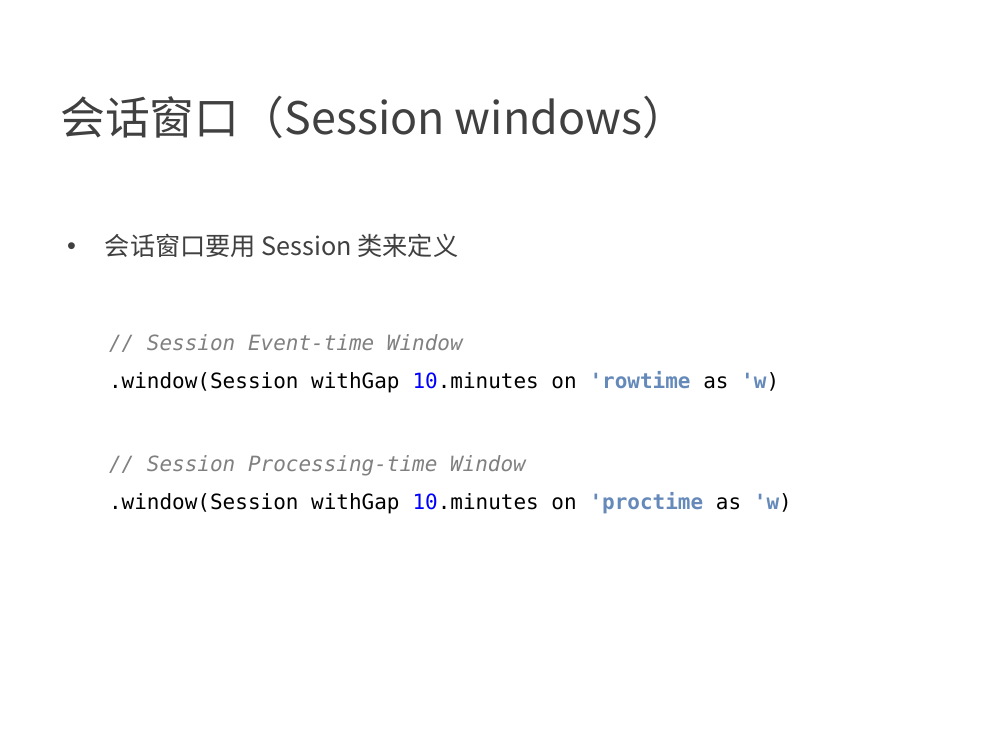
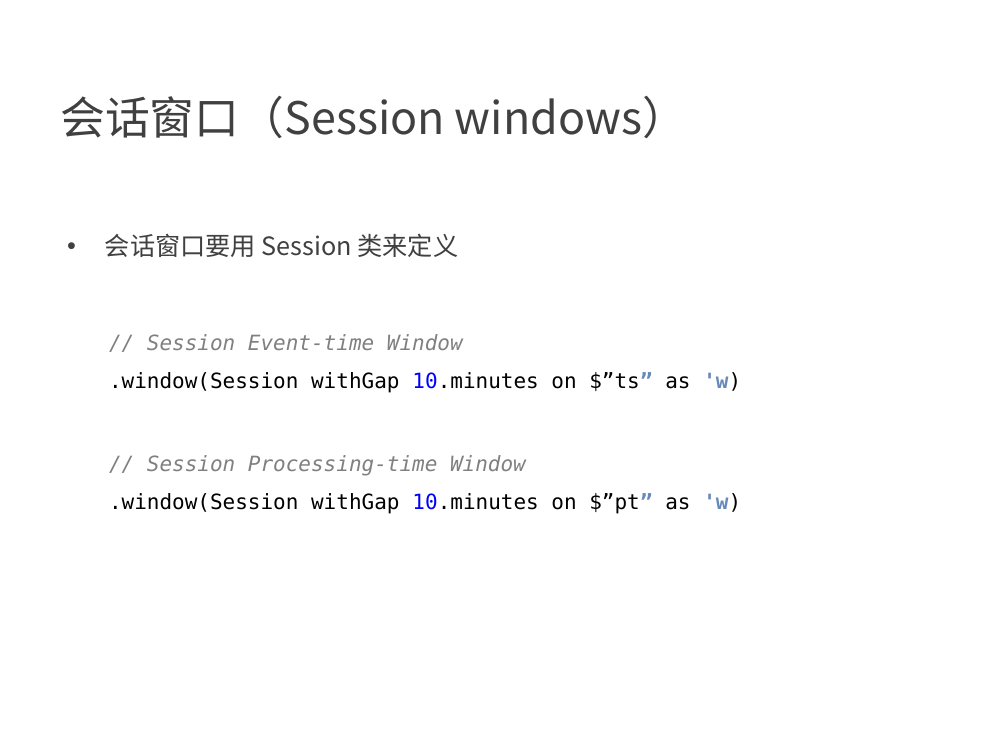
Before and after one commit to confucianzuoyuan/flink-tutorial, a slide deck: slide 42 of slides/9_Table API 和 Flink SQL.pptx. Drawn at 1008x756 pixels with LibreOffice and Linux fonts; fonts in the diff are those of the drawing; background and template pictures are left out. Boxes give left, top, right and bottom in pixels: in the first picture for what was removed or moved away, otherwise in the second. Text is boxed around its words. In the diff, an @@ line names an element or a change of style, - is before the commit and + after.

```diff
--- a/slides/9_Table API 和 Flink SQL.pptx
+++ b/slides/9_Table API 和 Flink SQL.pptx
@@ text at box(109, 334, 741, 514): text changed @@
-// Session Event-time Window
-.window(Session withGap 10.minutes on 'rowtime as 'w)
-// Session Processing-time Window
-.window(Session withGap 10.minutes on 'proctime as 'w)
+// Session Event-time Window
+.window(Session withGap 10.minutes on $”ts” as 'w)
+// Session Processing-time Window
+.window(Session withGap 10.minutes on $”pt” as 'w)
```
Also in this commit, not shown: 11 other slides changed, 1 other file.
